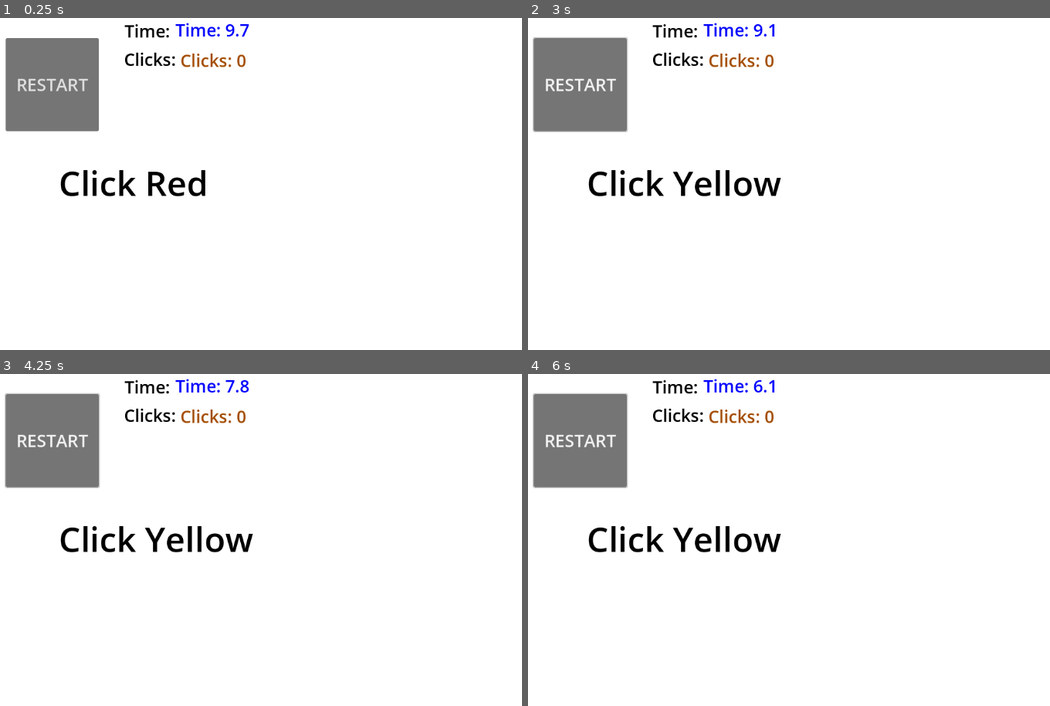
Above: before the commit, frames 1-4 (two rows, left to right).
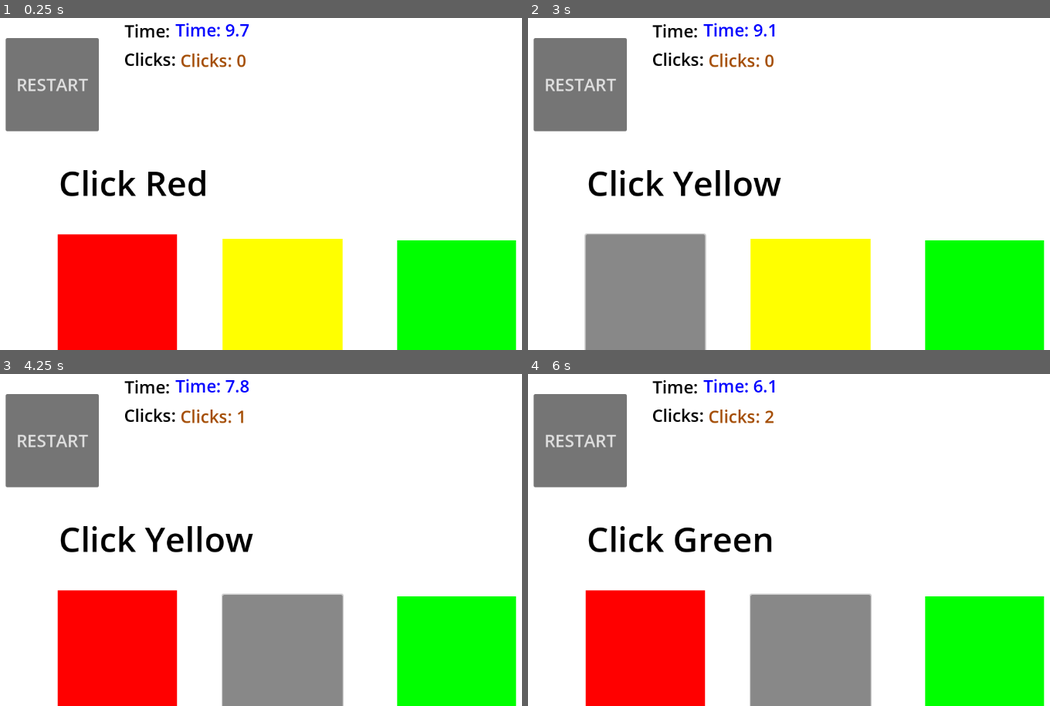
Above: after the commit, the same moments.

Repository: BKZeigler/CPSC362Platformer
Game: Godot game, scene res://scenes/level1s.tscn
The game is run twice, just before and just after one commit, with the same random seed, the same clock (stepped at 60 frames per second) and the same inputs. This scene is started directly instead of the project's main scene.
Inputs (mouse positions are in pixels of both pictures, inside the frame that each line leads up to):
- Up to frame 1 (0.25 s): no input
- Up to frame 2 (3 s): click "RESTART" at 0.5 s; click "RESTART" at 1.25 s; click "RESTART" at 2 s; click (642, 293) at 2.77 s
- Up to frame 3 (4.25 s): click (281, 656) at 3.52 s
- Up to frame 4 (6 s): click (982, 656) at 4.27 s; click (642, 649) at 5.02 s; click (809, 656) at 5.77 s

The runs differ from the first frame. In frame 1, 23% of the frame differs, in the area x 10-99%, y 65-100%; in frame 2, 24%; in frame 3, 24%; in frame 4, 24%, in the area x 0-99%, y 5-100%.

Commit message:
Shrink size of ColorRect node

Diff:
--- a/scenes/level1s.tscn
+++ b/scenes/level1s.tscn
@@ -16,7 +16,7 @@
 
 [node name="ColorRect" type="ColorRect" parent="."]
 offset_right = 1174.0
-offset_bottom = 1174.0
+offset_bottom = 717.0
 
 [node name="statement" type="Label" parent="ColorRect"]
 layout_mode = 0
@@ -39,26 +39,26 @@
 
 [node name="red" type="Button" parent="ColorRect"]
 layout_mode = 0
-offset_left = 91.0
-offset_top = 844.0
-offset_right = 314.0
-offset_bottom = 1067.0
+offset_left = 148.0
+offset_top = 432.0
+offset_right = 371.0
+offset_bottom = 655.0
 theme_override_styles/normal = SubResource("StyleBoxFlat_cvdci")
 
 [node name="yellow" type="Button" parent="ColorRect"]
 layout_mode = 0
-offset_left = 471.0
-offset_top = 840.0
-offset_right = 695.0
-offset_bottom = 1064.0
+offset_left = 456.0
+offset_top = 440.0
+offset_right = 680.0
+offset_bottom = 664.0
 theme_override_styles/normal = SubResource("StyleBoxFlat_8xwam")
 
 [node name="green" type="Button" parent="ColorRect"]
 layout_mode = 0
-offset_left = 859.0
-offset_top = 853.0
-offset_right = 1081.0
-offset_bottom = 1075.0
+offset_left = 782.0
+offset_top = 443.0
+offset_right = 1004.0
+offset_bottom = 665.0
 theme_override_styles/normal = SubResource("StyleBoxFlat_qey8t")
 
 [node name="click count title" type="Label" parent="ColorRect"]
@@ -102,5 +102,10 @@
 
 [node name="pop up message" type="Label" parent="ColorRect"]
 layout_mode = 0
-offset_right = 40.0
-offset_bottom = 23.0
+offset_left = 279.0
+offset_top = 148.0
+offset_right = 661.0
+offset_bottom = 231.0
+theme_override_colors/font_color = Color(0.784314, 0, 0.686275, 1)
+theme_override_font_sizes/font_size = 60
+text = "Puzzle Status"
